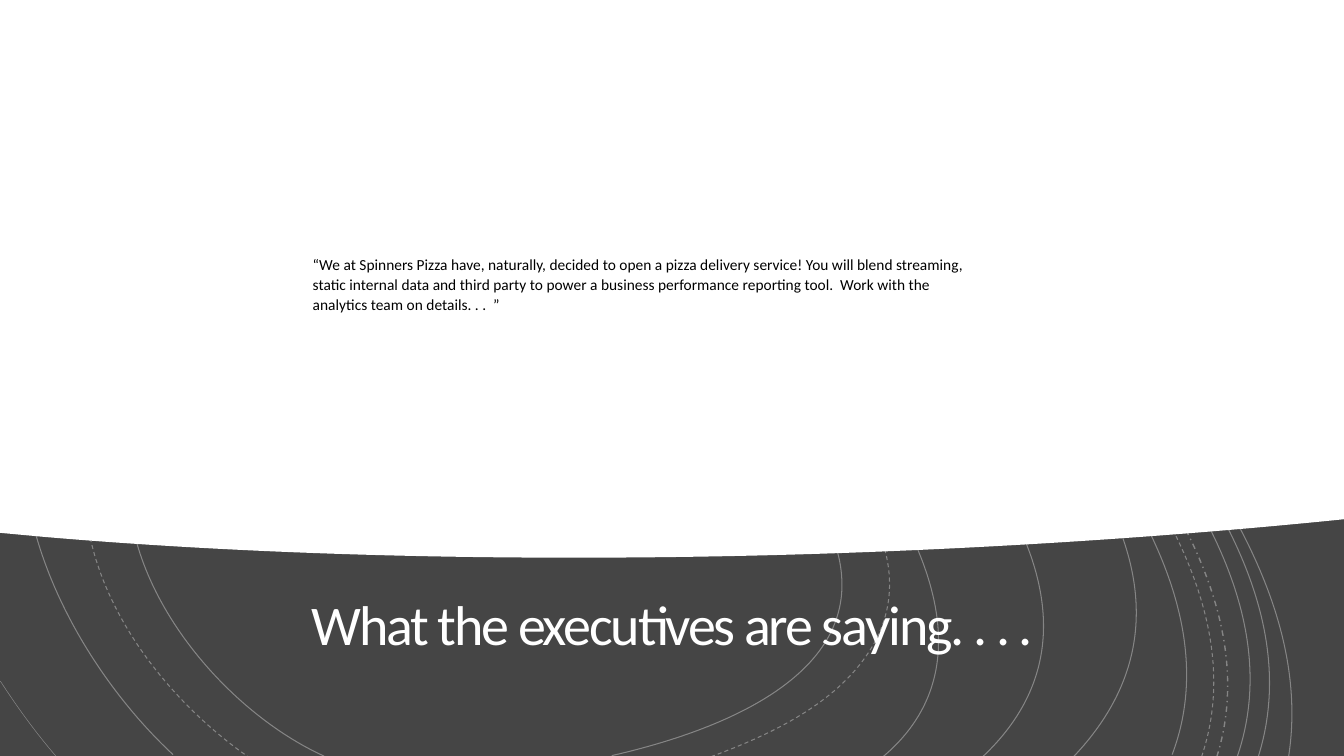
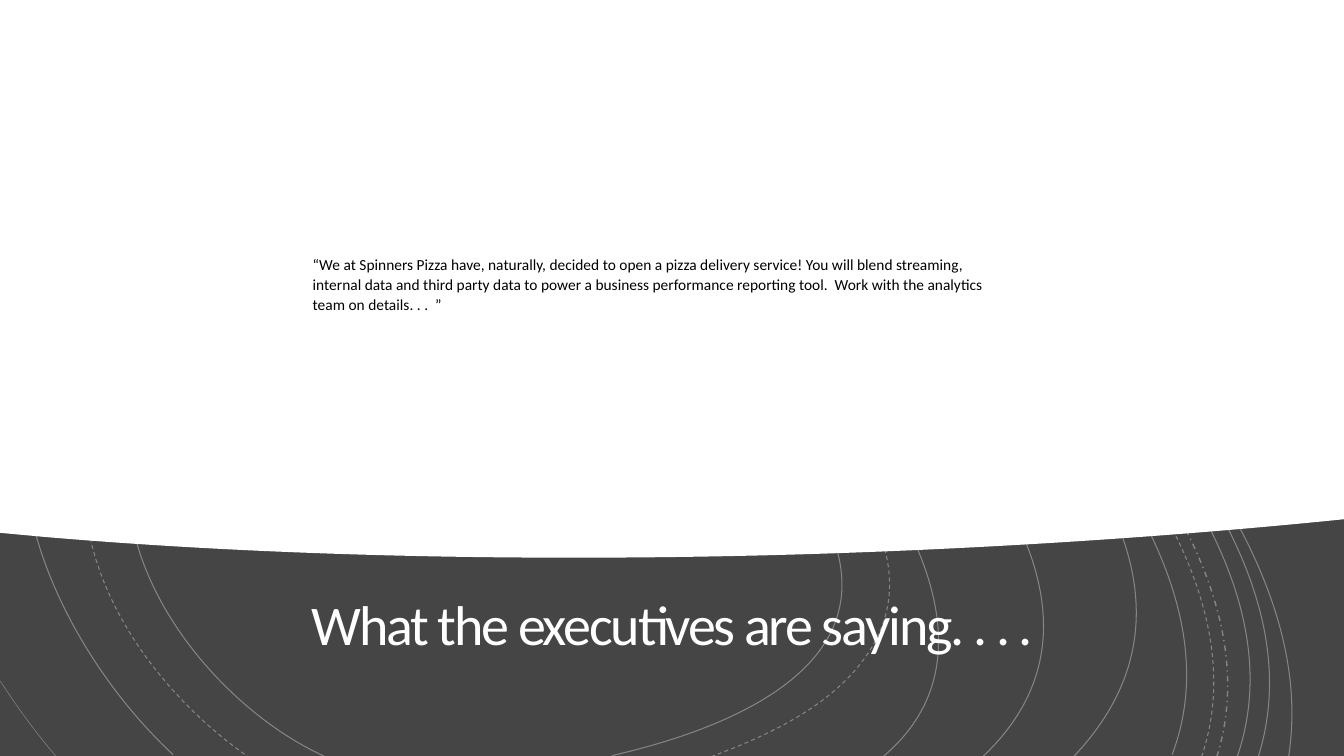
Before and after one commit to jerrycutshaw/spinners-pizza-example-solution-architecture, a slide deck: slide 3 of spinners-pizza-delivery-presentation.pptx. Drawn at 1344x756 pixels with LibreOffice and Linux fonts; fonts in the diff are those of the drawing. Boxes give left, top, right and bottom in pixels: in the first picture for what was removed or moved away, otherwise in the second. Text is boxed around its words. In the diff, an @@ line names an element or a change of style, - is before the commit and + after.

```diff
--- a/spinners-pizza-delivery-presentation.pptx
+++ b/spinners-pizza-delivery-presentation.pptx
@@ text at (313, 259, 983, 310): text changed @@
-“We at Spinners Pizza have, naturally, decided to open a pizza delivery service! You will blend streaming, static internal data and third party to power a business performance reporting tool. Work with the analytics team on details. . . ”
+“We at Spinners Pizza have, naturally, decided to open a pizza delivery service! You will blend streaming, internal data and third party data to power a business performance reporting tool. Work with the analytics team on details. . . ”
```
Also in this commit, not shown: 5 other slides changed.
